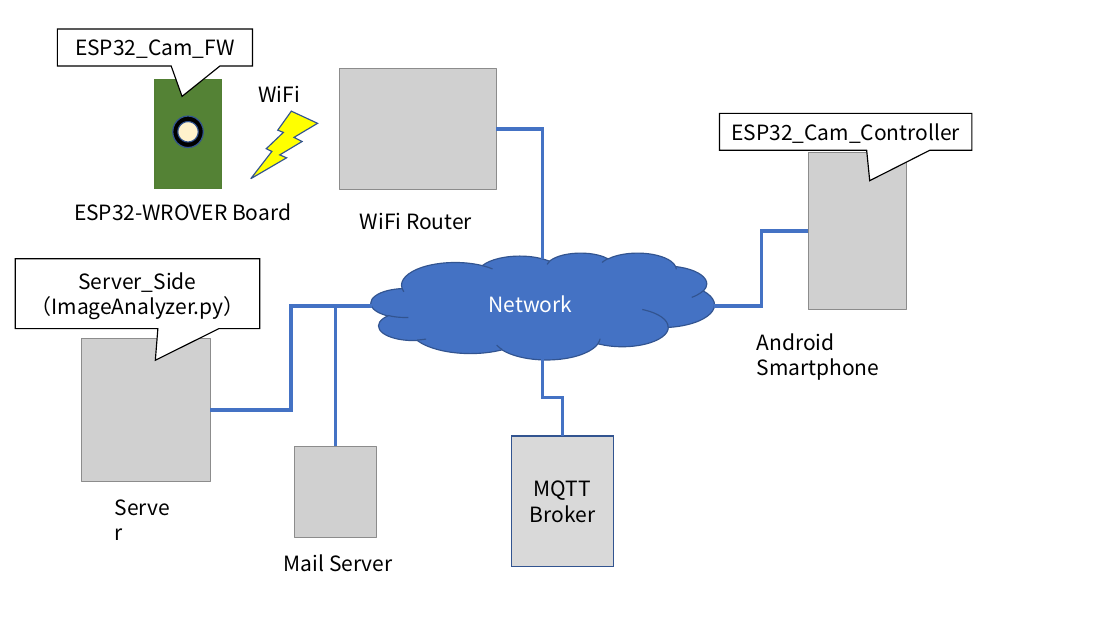
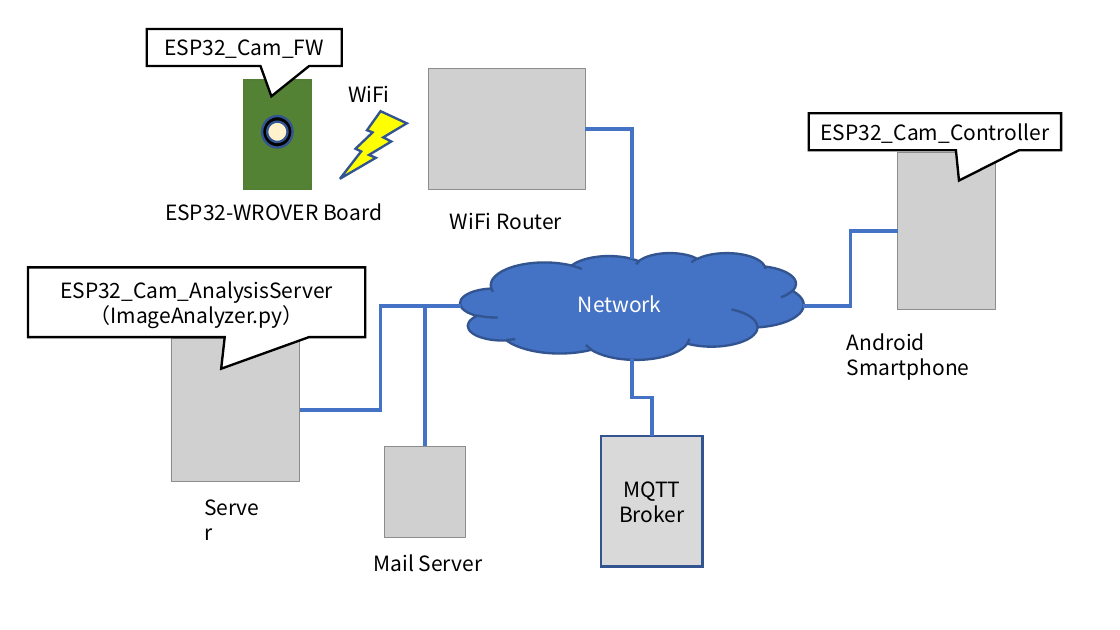
Before and after one commit to MAKIYAMA-ma/ESP32-CAM-System, a slide deck: slide 1 of Image.pptx. Drawn at 1120x630 pixels with LibreOffice and Linux fonts; fonts in the diff are those of the drawing; grey boxes stand for pictures. Boxes give left, top, right and bottom in pixels: in the first picture for what was removed or moved away, otherwise in the second. Text is boxed around its words. In the diff, an @@ line names an element or a change of style, - is before the commit and + after.

Commit message:
update image

```diff
--- a/Image.pptx
+++ b/Image.pptx
@@ 6 texts, 5 elbow lines, 4 pictures, 2 rectangles, 2 speech boxes, 2 ellipses, 1 cloud, 1 lightning bolt: place and size @@
-6 texts, 5 elbow lines, 4 pictures, 2 rectangles, 2 speech boxes, 2 ellipses, 1 cloud, 1 lightning bolt at [57, 29, 972, 572]
+6 texts, 5 elbow lines, 4 pictures, 2 rectangles, 2 speech boxes, 2 ellipses, 1 cloud, 1 lightning bolt at [147, 29, 1061, 572]
@@ rectangle at [245, 80, 312, 189]: outline #538035 1 pt to #527F34 2 pt @@
@@ outline #325491 1 pt to #325490 2 pt in 5 elements at [601, 436, 702, 566], [460, 253, 804, 360], [262, 116, 292, 148], [340, 111, 408, 178], [267, 122, 287, 142] @@
@@ outline #000000 1 pt to #000000 2 pt in 3 elements at [147, 29, 342, 66], [809, 113, 1061, 150], [28, 267, 365, 337] @@
@@ speech box "ESP32_Cam_AnalysisServer": place and size @@
-speech box "ESP32_Cam_AnalysisServer" at [15, 259, 260, 329]
+speech box "ESP32_Cam_AnalysisServer" at [28, 267, 365, 337]
@@ text in speech box at [60, 281, 333, 303]: text changed @@
-Server_Side
+ESP32_Cam_AnalysisServer
```
Also in this commit, not shown: 1 other file.
